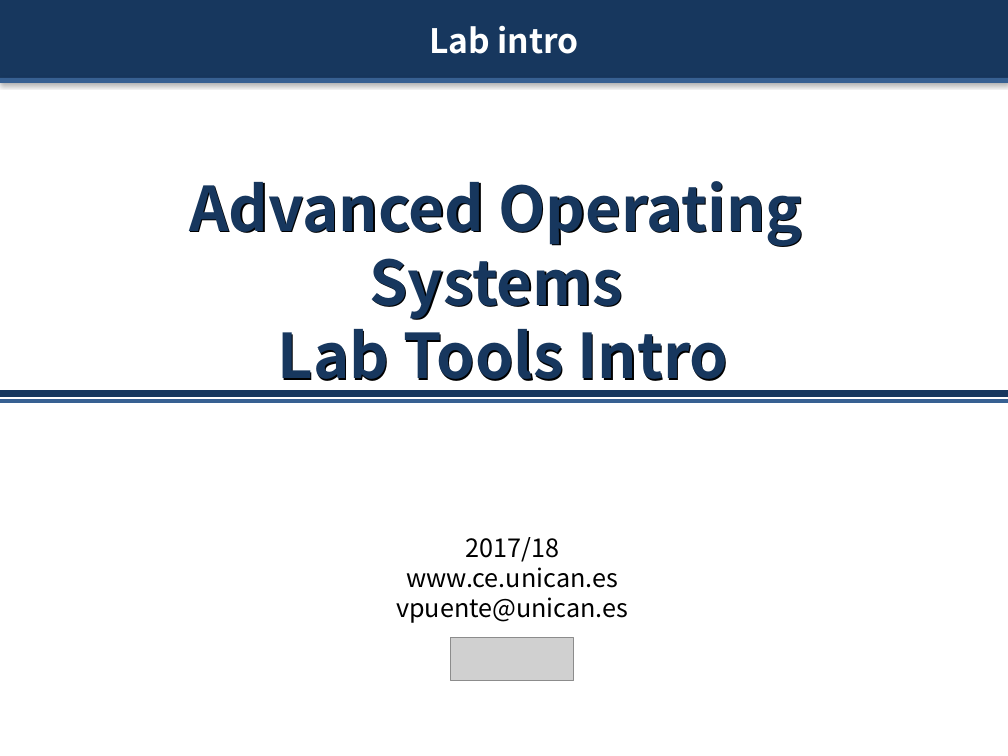
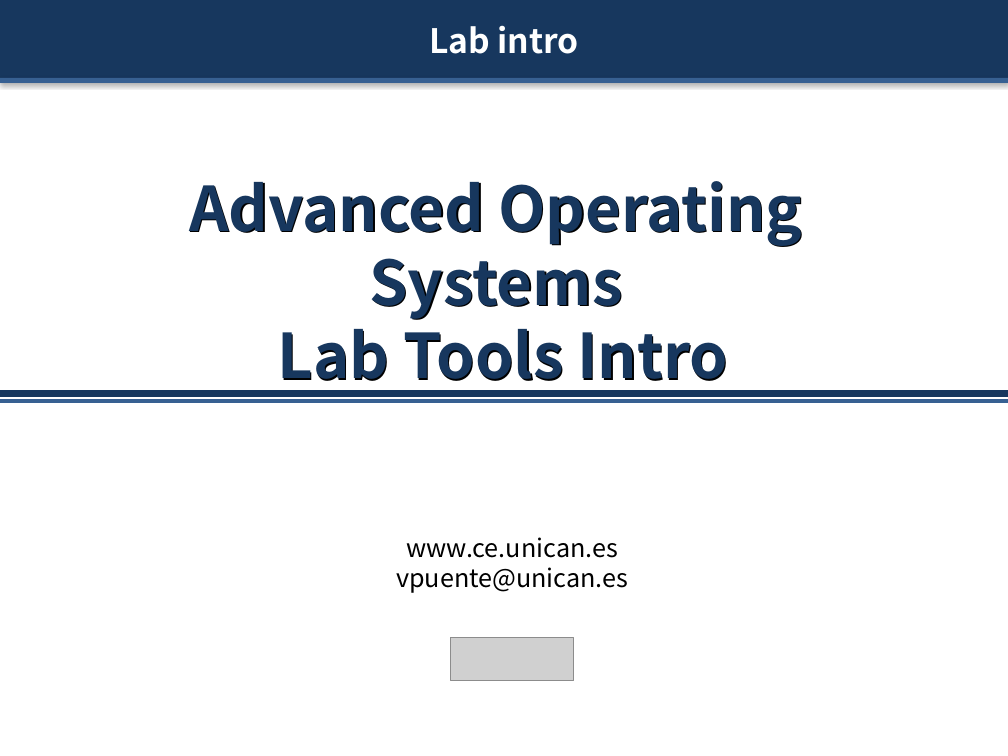
Before and after one commit to ZdravkoDimitrovArnaudov/AOS-XV6-RISCV, a slide deck: slide 1 of 00_Intro.pptx. Drawn at 1008x756 pixels with LibreOffice and Linux fonts; fonts in the diff are those of the drawing; grey boxes stand for pictures. Boxes give left, top, right and bottom in pixels: in the first picture for what was removed or moved away, otherwise in the second. Text is boxed around its words. In the diff, an @@ line names an element or a change of style, - is before the commit and + after.

Commit message:
update

```diff
--- a/00_Intro.pptx
+++ b/00_Intro.pptx
@@ text at [465,537,559,562]: paragraph removed @@
-2017/18
```
